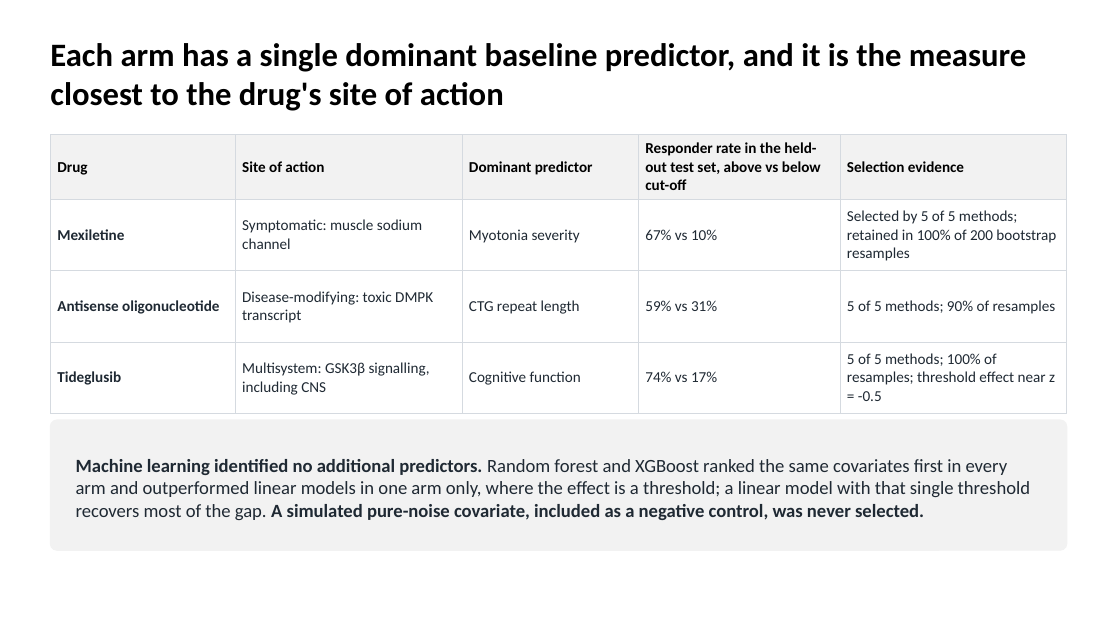
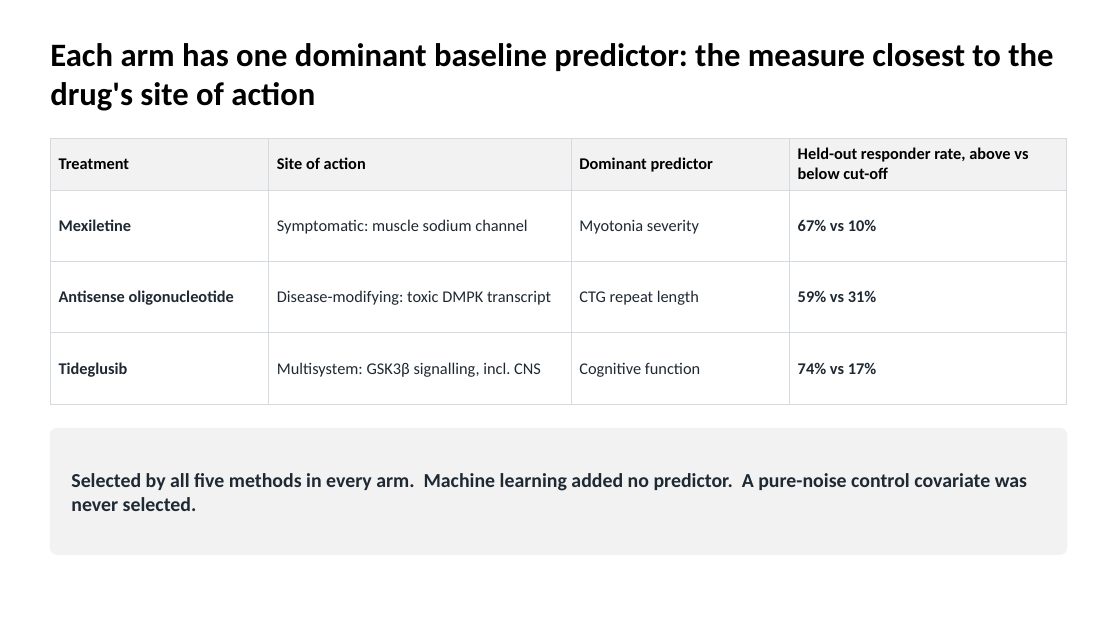
Before and after one commit to euibeom135-cell/acop2026-hackathon-team1, a slide deck: slide 2 of slides/Team1_DM1_slides.pptx. Drawn at 1120x630 pixels with LibreOffice and Linux fonts; fonts in the diff are those of the drawing. Boxes give left, top, right and bottom in pixels: in the first picture for what was removed or moved away, otherwise in the second. Text is boxed around its words. In the diff, an @@ line names an element or a change of style, - is before the commit and + after.

```diff
--- a/slides/Team1_DM1_slides.pptx
+++ b/slides/Team1_DM1_slides.pptx
@@ title at <box>50,43,1053,111</box>: text changed @@
-Each arm has a single dominant baseline predictor, and it is the measure closest to the drug's site of action
+Each arm has one dominant baseline predictor: the measure closest to the drug's site of action
@@ table at <box>50,139,1067,381</box> @@
-column 1, row 1: Drug
+column 1, row 1: Treatment
-column 2, row 4: Multisystem: GSK3β signalling, including CNS
+column 2, row 4: Multisystem: GSK3β signalling, incl. CNS
-column 4: Responder rate in the held-out test set, above vs below cut-off | 67% vs 10% | 59% vs 31% | 74% vs 17%
-column 5: Selection evidence | Selected by 5 of 5 methods; retained in 100% of 200 bootstrap resamples | 5 of 5 methods; 90% of resamples | 5 of 5 methods; 100% of resamples; threshold effect near z = -0.5
+column 4: Held-out responder rate, above vs below cut-off | 67% vs 10% | 59% vs 31% | 74% vs 17%
@@ table: place and size @@
-table at <box>50,134,1067,405</box>
+table at <box>50,139,1067,381</box>
@@ rounded rectangle: place and size @@
-rounded rectangle at <box>50,420,1067,550</box>
+rounded rectangle at <box>50,429,1067,555</box>
@@ rounded rectangle at <box>50,429,1067,555</box>: proportions changed @@
@@ text at <box>71,473,1027,511</box>: text changed; size 16 to 17 pt; bold on @@
-Machine learning identified no additional predictors. Random forest and XGBoost ranked the same covariates first in every arm and outperformed linear models in one arm only, where the effect is a threshold; a linear model with that single threshold recovers most of the gap. A simulated pure-noise covariate, included as a negative control, was never selected.
+Selected by all five methods in every arm. Machine learning added no predictor. A pure-noise control covariate was never selected.
```
Also in this commit, not shown: 8 other slides changed.
